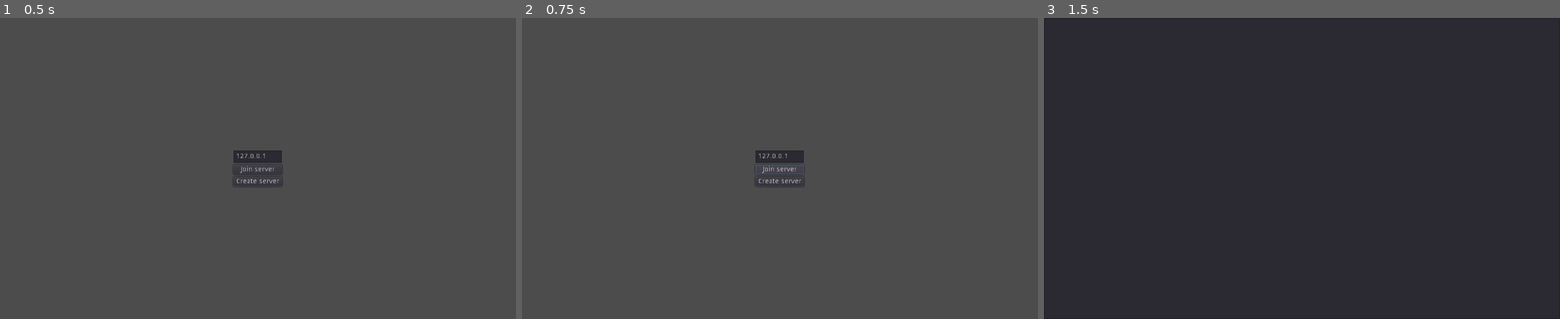
Above: before the commit, frames 1-3 (left to right).
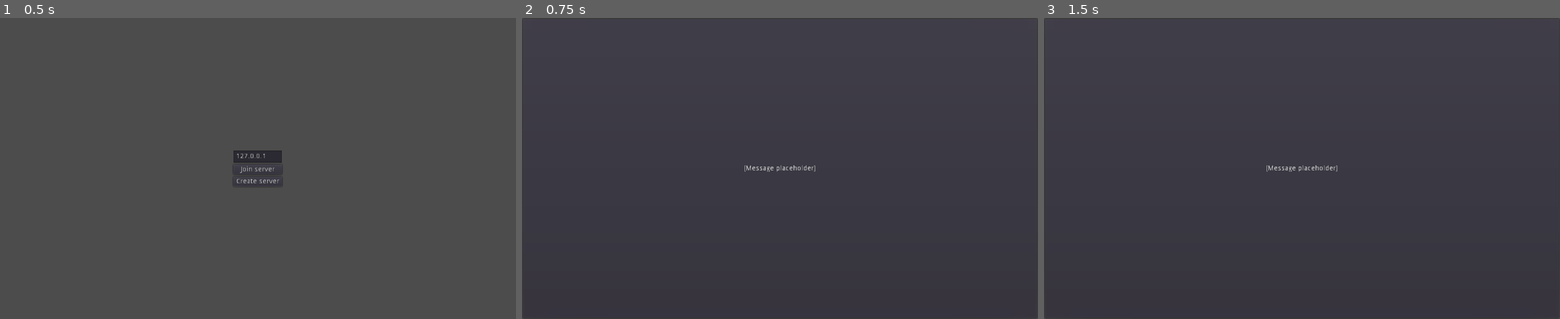
Above: after the commit, the same moments.

Repository: zDonik1/ProjectD
Game: Godot game, scene res://scenes/main.tscn
Two runs of this game, one before a commit and one after it. Both use one fixed random seed, a clock stepped at 60 frames per second and the inputs below.
Inputs:
- Up to frame 1 (0.5 s): no input
- Up to frame 2 (0.75 s): click "Join server" at 0.5 s
- Up to frame 3 (1.5 s): click "Create server" at 1.25 s

Frame 1 is identical in both runs. In frame 2, 0.9% of the frame differs, in the area x 0-100%, y 0-100%; in frame 3, 1.1%.

Commit message:
feat: pressing join server button creates connecting message

Diff:
--- /dev/null
+++ b/scenes/screen_message.tscn
@@ -0,0 +1,14 @@
+[gd_scene format=2]
+
+[node name="PanelContainer" type="PanelContainer"]
+anchor_right = 1.0
+anchor_bottom = 1.0
+
+[node name="Label" type="Label" parent="."]
+margin_left = 7.0
+margin_top = 293.0
+margin_right = 1017.0
+margin_bottom = 307.0
+text = "[Message placeholder]"
+align = 1
+valign = 1
--- a/scripts/main_menu.gd
+++ b/scripts/main_menu.gd
@@ -23,4 +23,6 @@
 
 
 func _join_server_button_pressed():
-	pass
+	var message = preload("res://scenes/screen_message.tscn").instance()
+	message.name = "ConnectingMessage"
+	get_parent().add_child(message)
--- a/test/unit/test_main_menu.gd
+++ b/test/unit/test_main_menu.gd
@@ -20,6 +20,9 @@
 func after_each():
 	if has_node("LobbyUI"):
 		$LobbyUI.free()
+
+	if has_node("ConnectingMessage"):
+		$ConnectingMessage.free()
 
 
 func test_connects_create_server_button_pressed_to_receiver():
@@ -56,3 +59,12 @@
 	main_menu.get_node("ButtonList/JoinServer").emit_signal("pressed")
 
 	assert_called(main_menu, "_join_server_button_pressed")
+
+
+func test_pressing_join_server_button_creates_connecting_message():
+	main_menu._join_server_button_pressed()
+
+	assert_true(
+		main_menu.get_parent().has_node("ConnectingMessage"),
+		"check that ConnectingMessage node was created"
+	)
